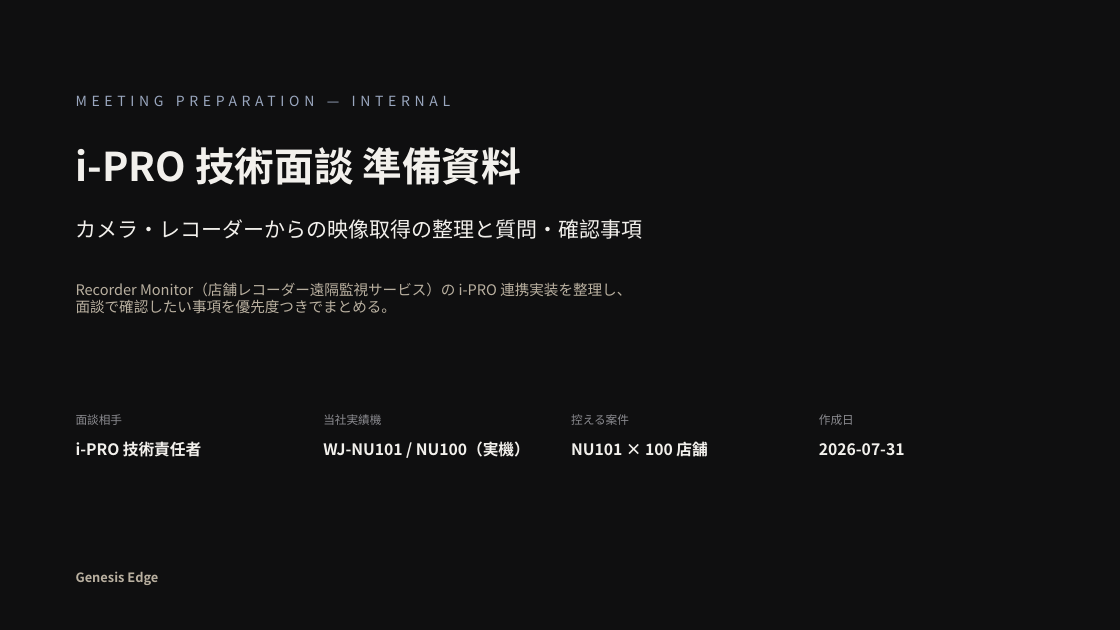
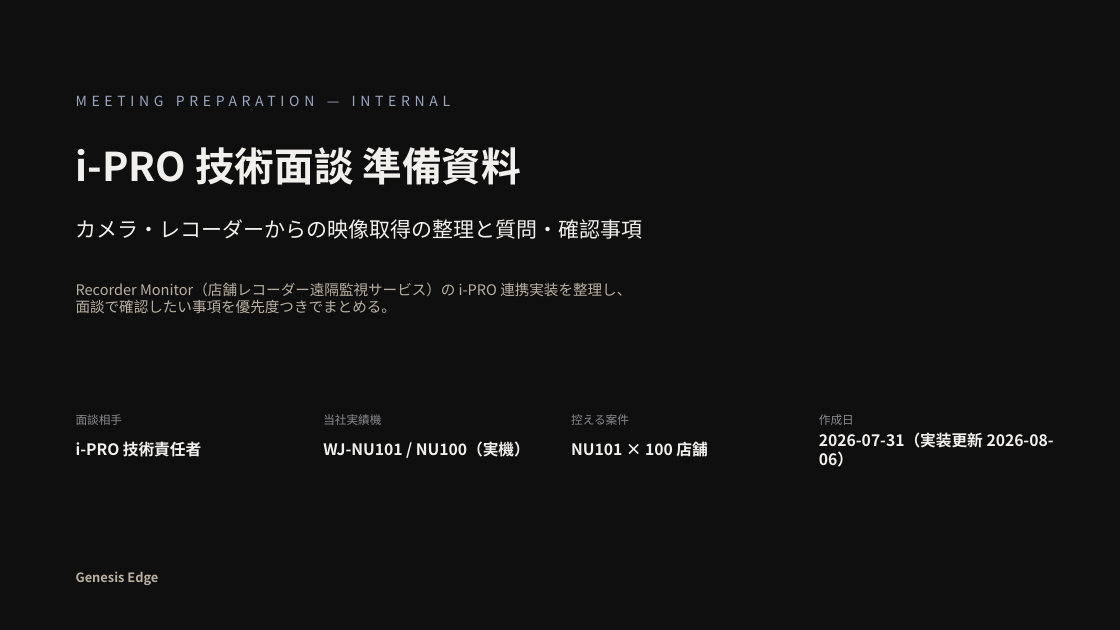
Before and after one commit to yoshihara6233/reception, a slide deck: slide 1 of docs/ipro-meeting-prep.pptx. Drawn at 1120x630 pixels with LibreOffice and Linux fonts; fonts in the diff are those of the drawing. Boxes give left, top, right and bottom in pixels: in the first picture for what was removed or moved away, otherwise in the second. Text is boxed around its words. In the diff, an @@ line names an element or a change of style, - is before the commit and + after.

```diff
--- a/docs/ipro-meeting-prep.pptx
+++ b/docs/ipro-meeting-prep.pptx
@@ text at box(819, 432, 1054, 467): text changed @@
-2026-07-31
+2026-07-31（実装更新 2026-08-06）
```
Also in this commit, not shown: 4 other slides changed, 1 other file.
